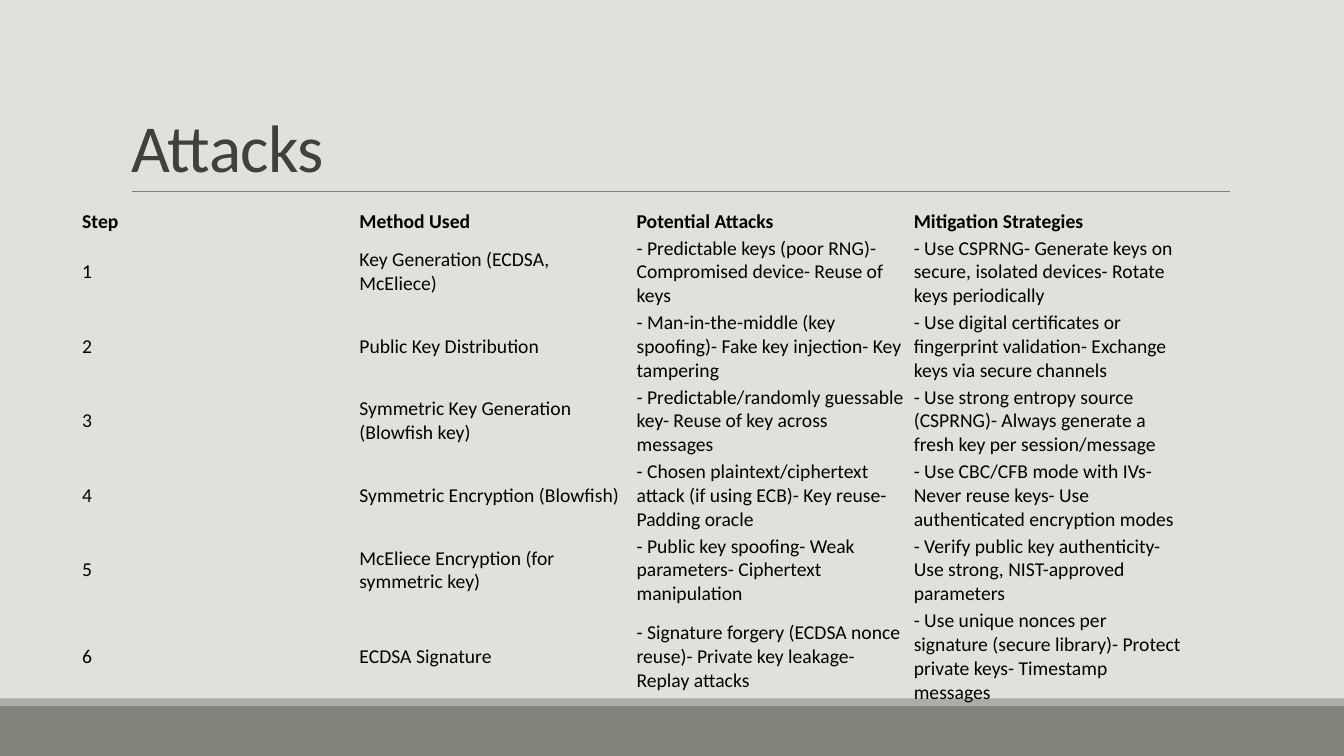
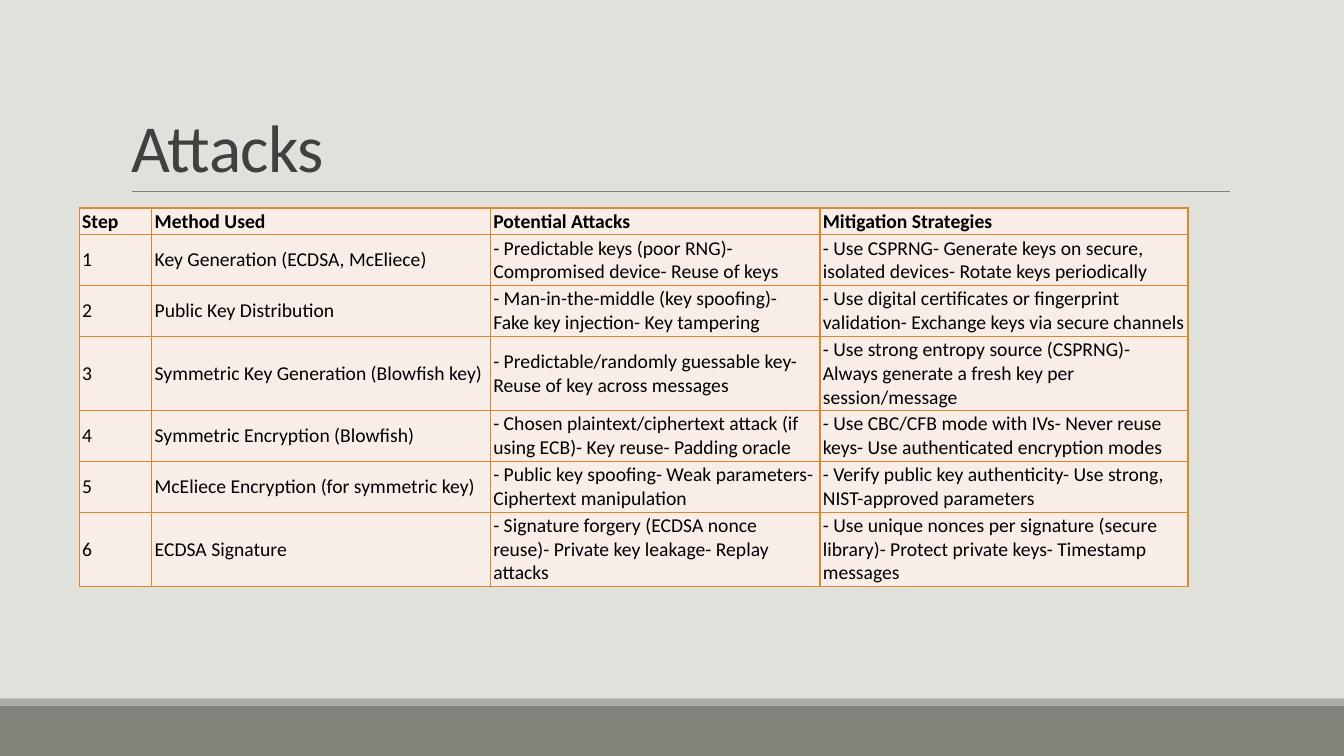
Before and after one commit to ShlomiFridman/CryptoProject2025, a slide deck: slide 9 of CryptoPresentation_Omer.pptx. Drawn at 1344x756 pixels with LibreOffice and Linux fonts; fonts in the diff are those of the drawing. Boxes give left, top, right and bottom in pixels: in the first picture for what was removed or moved away, otherwise in the second. Text is boxed around its words. In the diff, an @@ line names an element or a change of style, - is before the commit and + after.

Commit message:
added attacks

```diff
--- a/CryptoPresentation_Omer.pptx
+++ b/CryptoPresentation_Omer.pptx
@@ table at [80,208,1189,587] @@
@@ fill none to #F8EDE8 in 28 cells @@
@@ borders changed @@
```
Also in this commit, not shown: 1 other slide changed.
